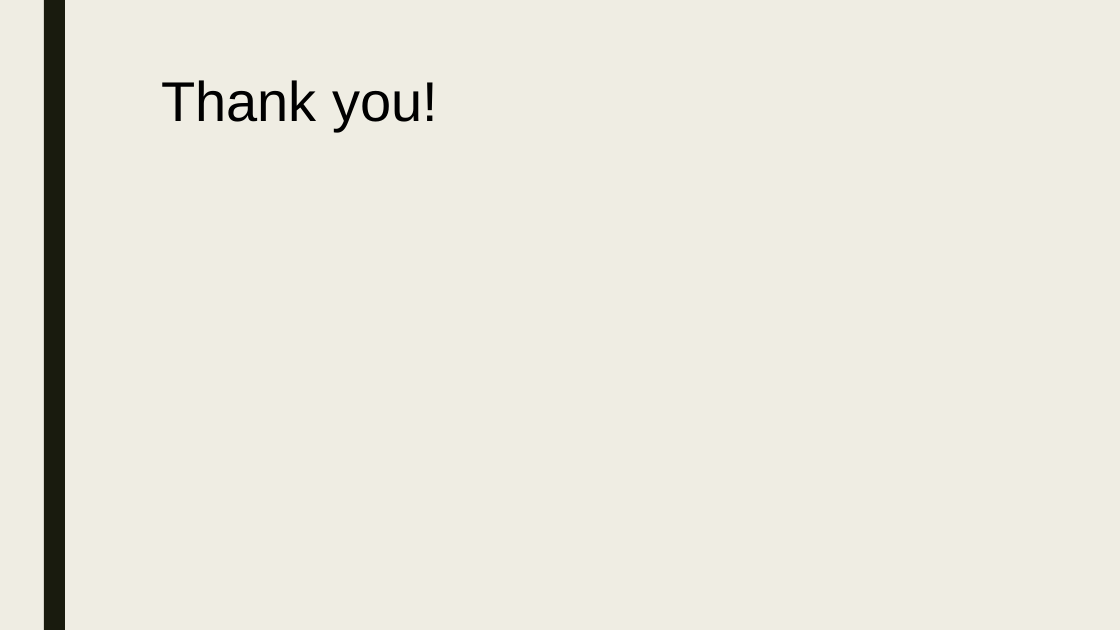
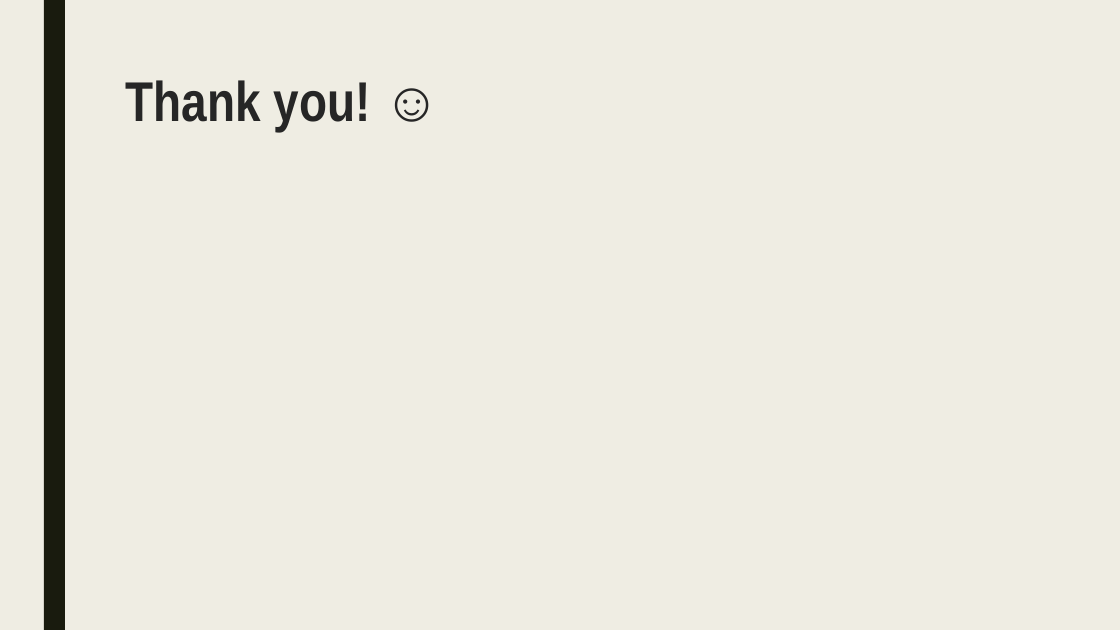
Before and after one commit to kristy0414/big-data-hackathon-in-San-Diego, a slide deck: slide 9 of Team Lucky Cat Project Presentation.pptx. Drawn at 1120x630 pixels with LibreOffice and Linux fonts; fonts in the diff are those of the drawing. Boxes give left, top, right and bottom in pixels: in the first picture for what was removed or moved away, otherwise in the second. Text is boxed around its words. In the diff, an @@ line names an element or a change of style, - is before the commit and + after.

```diff
--- a/Team Lucky Cat Project Presentation.pptx
+++ b/Team Lucky Cat Project Presentation.pptx
@@ text at (x1=126, y1=80, x2=371, y2=131): text changed; font Arial to Arial Narrow; text colour #000000 to #262626; bold on @@
-Thank you!
+Thank you! ☺
```
Also in this commit, not shown: 8 other slides changed.
